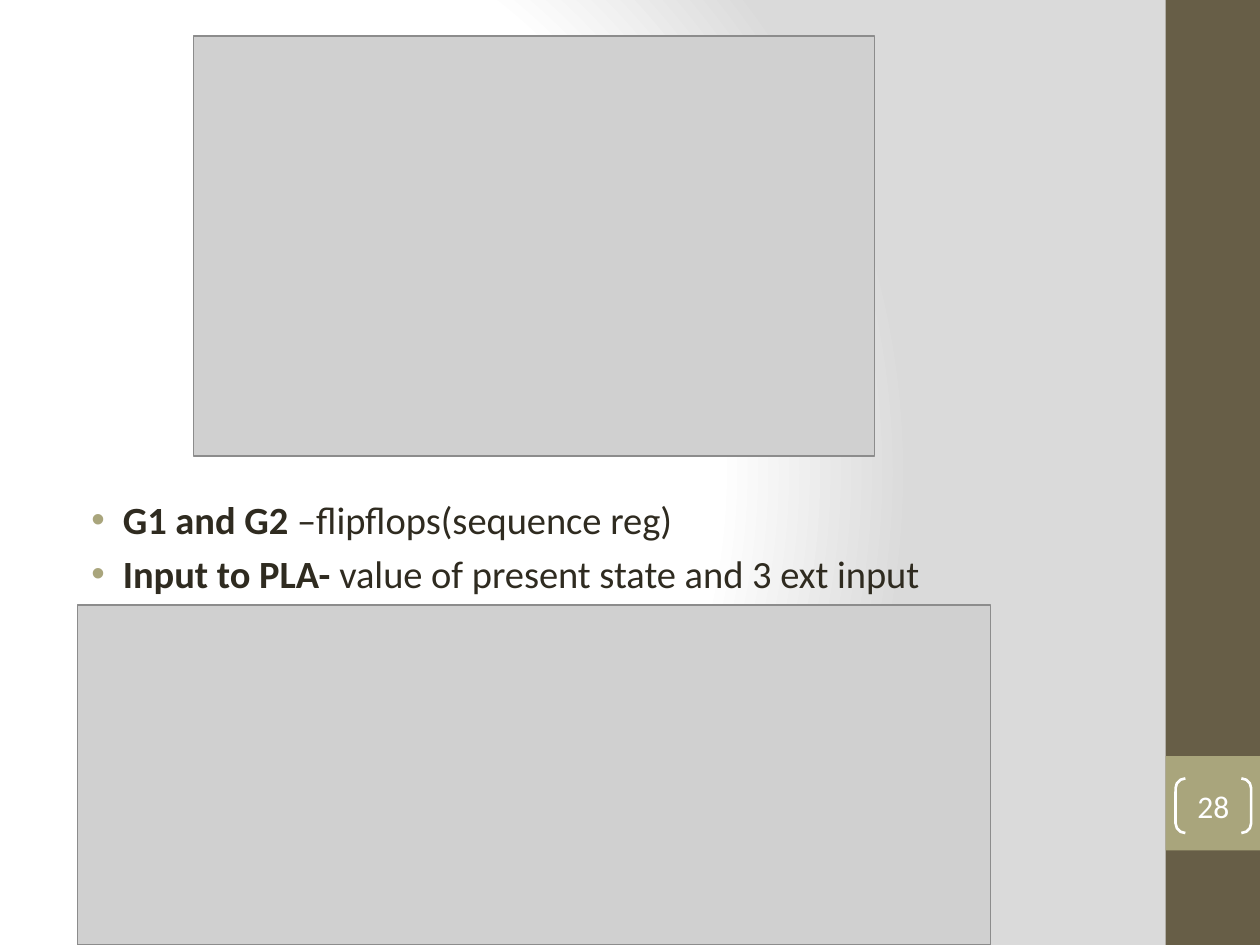
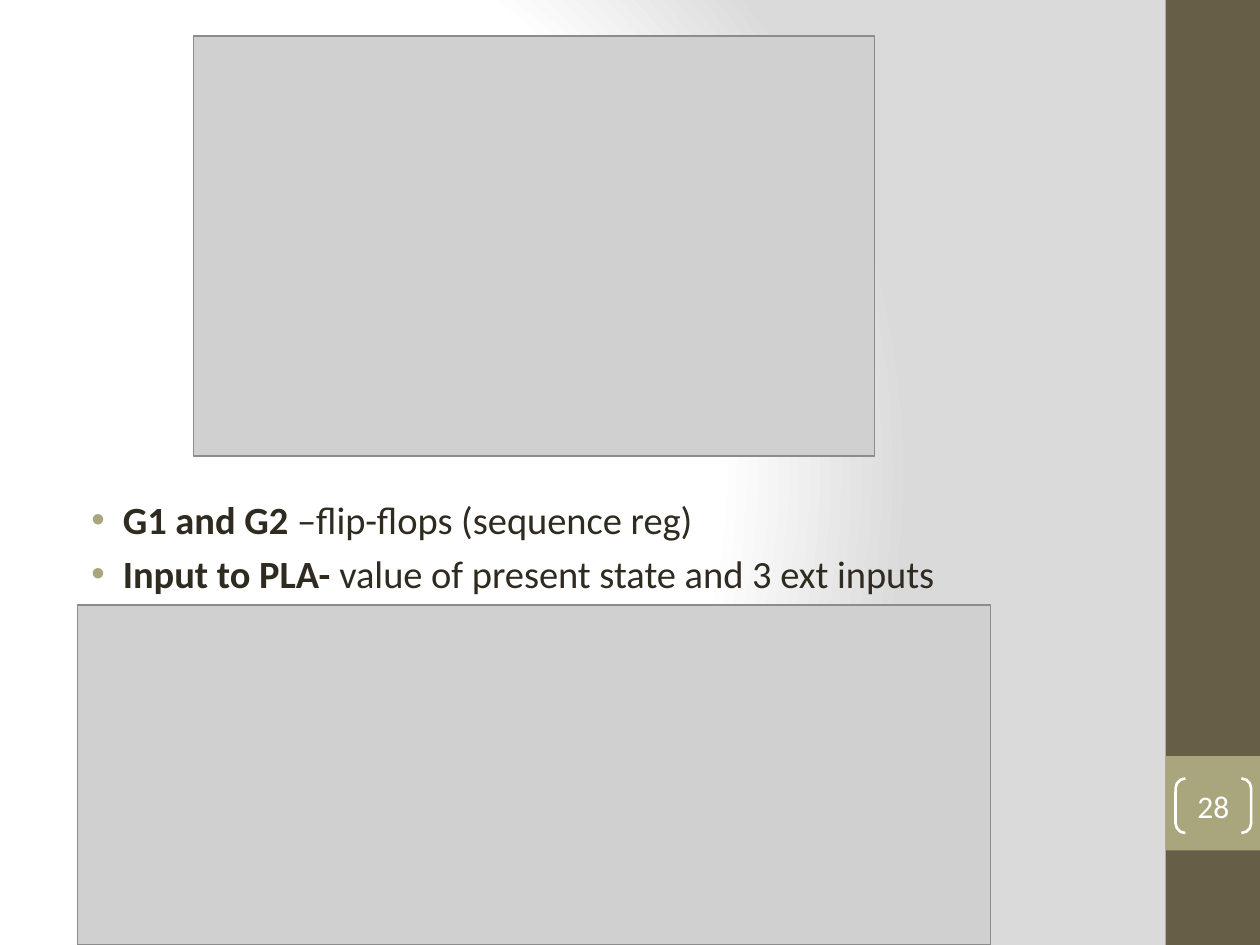
Before and after one commit to GeneralNitin/S4, a slide deck: slide 28 of S4/02. COA/Notes & PPTs/Module 6.1 - Control logic design.pptx. Drawn at 1260x945 pixels with LibreOffice and Linux fonts; fonts in the diff are those of the drawing; grey boxes stand for pictures. Boxes give left, top, right and bottom in pixels: in the first picture for what was removed or moved away, otherwise in the second. Text is boxed around its words. In the diff, an @@ line names an element or a change of style, - is before the commit and + after.

Commit message:
Corrected spelling mistakes in ppt, added bookmarks in Morris Mano COA

```diff
--- a/S4/02. COA/Notes & PPTs/Module 6.1 - Control logic design.pptx
+++ b/S4/02. COA/Notes & PPTs/Module 6.1 - Control logic design.pptx
@@ text at [123,506,934,595]: text changed @@
-• G1 and G2 –flipflops(sequence reg)
-• Input to PLA- value of present state and 3 ext input
+• G1 and G2 –flip-flops (sequence reg)
+• Input to PLA- value of present state and 3 ext inputs
```
Also in this commit, not shown: 1 other slide changed, 1 other file.
